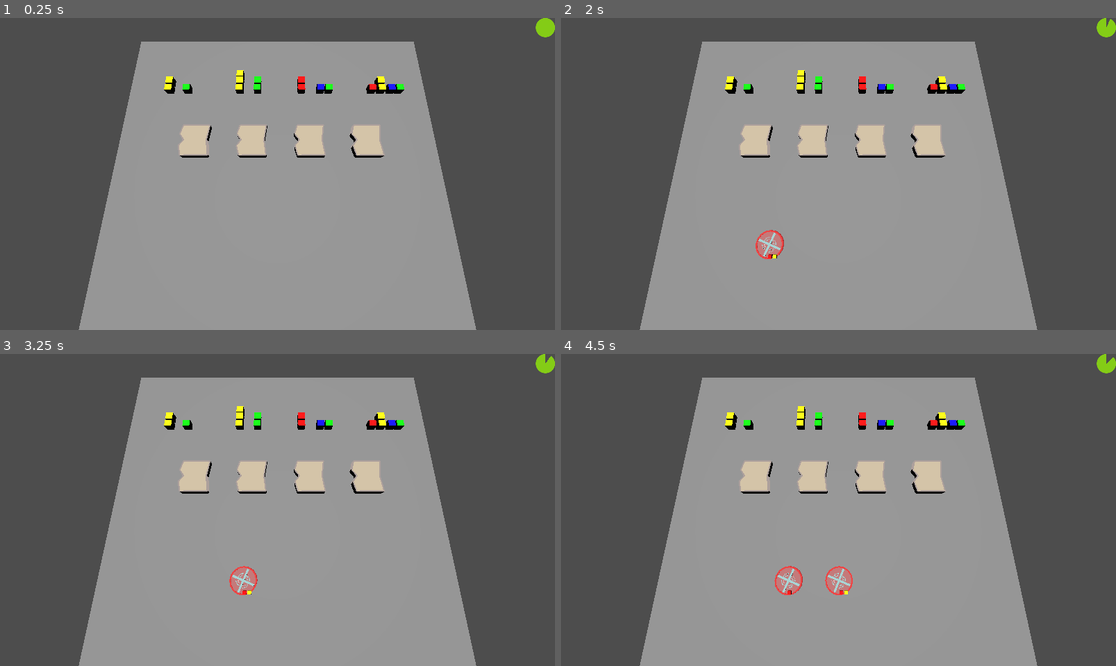
Above: before the commit, frames 1-4 (two rows, left to right).
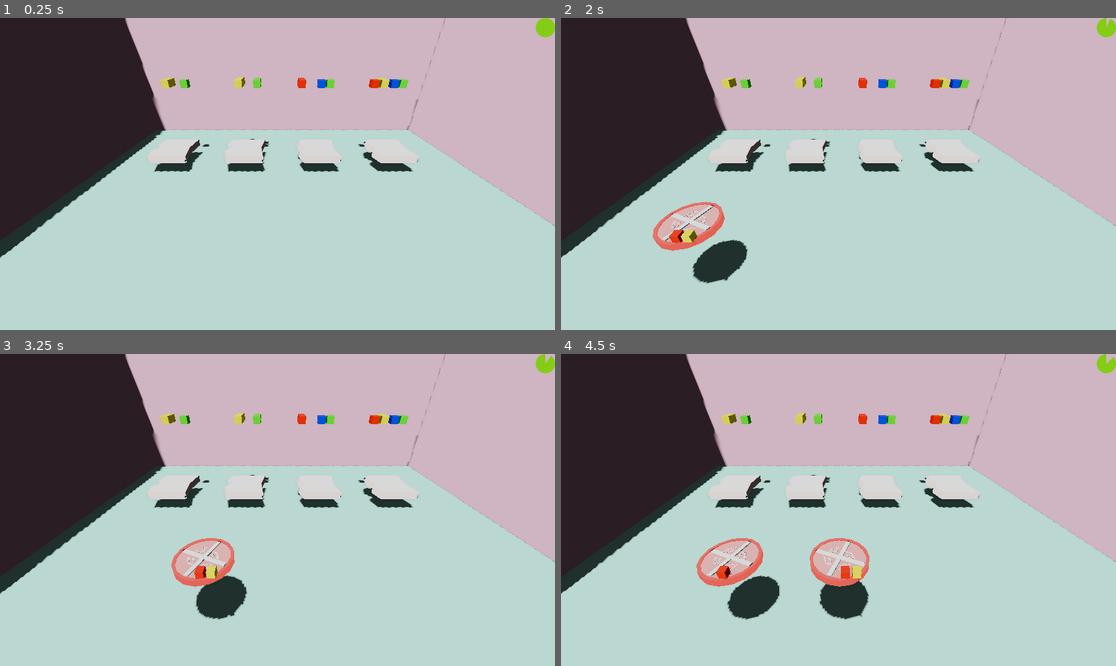
Above: after the commit, the same moments.

Repository: gabrield67/Sandwich-Shop
Game: Godot game, scene res://scenes/game.tscn
Same seed, same stepped clock (60 frames per second), same inputs: the game is played once before the commit and once after it.
Inputs (mouse positions are in pixels of both pictures, inside the frame that each line leads up to):
- Up to frame 1 (0.25 s): no input
- Up to frame 2 (2 s): tap Enter at 0.5 s; move the mouse to (960, 158) at 0.52 s; click (960, 158) at 0.67 s; tap Space at 1.25 s; move the mouse to (727, 189) at 1.27 s; click (727, 189) at 1.42 s
- Up to frame 3 (3.25 s): move the mouse to (333, 441) at 2.02 s; click (333, 441) at 2.17 s; move the mouse to (249, 572) at 2.77 s; click (249, 572) at 2.92 s
- Up to frame 4 (4.5 s): move the mouse to (1005, 556) at 3.52 s; click (1005, 556) at 3.67 s; move the mouse to (672, 463) at 4.27 s; click (672, 463) at 4.42 s

The runs differ from the first frame. In frame 1, 100% of the frame differs, in the area x 0-100%, y 0-100%; in frame 2, 100%; in frame 3, 100%; in frame 4, 100%.

Commit message:
added walls, camera angle change, some lighting draft

Diff:
--- a/colors/boneWhite.tres
+++ b/colors/boneWhite.tres
@@ -5,4 +5,3 @@
 specular_mode = 1
 albedo_color = Color(0.65882355, 0.83137256, 0.83137256, 1)
 roughness = 0.0
-clearcoat_enabled = true
--- a/colors/breadBrown.tres
+++ b/colors/breadBrown.tres
@@ -5,4 +5,3 @@
 specular_mode = 1
 albedo_color = Color(0.6784314, 0.627451, 0.6117647, 1)
 roughness = 0.0
-clearcoat_enabled = true
--- /dev/null
+++ b/colors/fishCharcoal.tres
@@ -0,0 +1,7 @@
+[gd_resource type="StandardMaterial3D" format=3 uid="uid://8kf6dv73p3lv"]
+
+[resource]
+diffuse_mode = 3
+specular_mode = 1
+albedo_color = Color(0.12156863, 0.16078432, 0.21568628, 1)
+roughness = 0.0
--- a/models/fishBonesMesh.tscn
+++ b/models/fishBonesMesh.tscn
@@ -2,29 +2,41 @@
 
 [ext_resource type="PackedScene" uid="uid://brkk8hdy7gpu1" path="res://models/fishBones.glb" id="1_iwl0q"]
 [ext_resource type="Material" uid="uid://dg5hpu5nslhmc" path="res://colors/boneWhite.tres" id="2_q585f"]
+[ext_resource type="Material" uid="uid://8kf6dv73p3lv" path="res://colors/fishCharcoal.tres" id="3_q585f"]
+
+[sub_resource type="CylinderMesh" id="CylinderMesh_ont51"]
+material = ExtResource("3_q585f")
+top_radius = 0.255
+bottom_radius = 0.16
+height = 0.001
 
 [node name="fishBones" unique_id=978523315 instance=ExtResource("1_iwl0q")]
+transform = Transform3D(0.63639605, 0, 0.63639605, 0, 0.9, 0, -0.63639605, 0, 0.63639605, 0, 0, 0)
 
-[node name="Cube" parent="." index="0" unique_id=535075048]
+[node name="Cube" parent="." index="0" unique_id=679532409]
 transform = Transform3D(-4.371139e-08, -1, 0, 0.9659258, -4.222196e-08, -0.25881904, 0.25881904, -1.131334e-08, 0.9659258, 0, -0.53694236, 2.1376574)
 material_override = ExtResource("2_q585f")
 
-[node name="Cube_001" parent="." index="1" unique_id=473465004]
+[node name="Cube_001" parent="." index="1" unique_id=1248033416]
 transform = Transform3D(-4.371139e-08, -1, 0, 0.9650165, -4.218221e-08, 0.26218918, -0.26218918, 1.1460653e-08, 0.9650165, 0, -0.2671969, -2.2662885)
 material_override = ExtResource("2_q585f")
 
-[node name="Cube_002" parent="." index="2" unique_id=1528128726]
+[node name="Cube_002" parent="." index="2" unique_id=390694942]
 transform = Transform3D(-4.371139e-08, -1, 0, 0.9879787, -4.318592e-08, -0.15459, 0.15459, -6.757343e-09, 0.9879787, 0, -0.09948616, 0.3336916)
 material_override = ExtResource("2_q585f")
 
-[node name="Cube_003" parent="." index="3" unique_id=1265772491]
+[node name="Cube_003" parent="." index="3" unique_id=754198302]
 transform = Transform3D(-4.371139e-08, -1, 0, 1, -4.371139e-08, 0, 0, 0, 1, 0, 0, -0.4851637)
 material_override = ExtResource("2_q585f")
 
-[node name="Cube_004" parent="." index="4" unique_id=346951691]
+[node name="Cube_004" parent="." index="4" unique_id=1355058751]
 transform = Transform3D(-4.371139e-08, -1, 0, 0.95966, -4.194807e-08, 0.28116313, -0.28116313, 1.229003e-08, 0.95966, 0, -0.032438993, -1.2659214)
 material_override = ExtResource("2_q585f")
 
-[node name="Cube_005" parent="." index="5" unique_id=1472125329]
+[node name="Cube_005" parent="." index="5" unique_id=1413507430]
 transform = Transform3D(-5.429716e-09, -0.124217436, 0, 0.12187519, -5.327334e-09, -0.024008473, 0.02400847, -1.0494436e-09, 0.121875204, -0.17688401, -0.27132374, 1.3328159)
 material_override = ExtResource("2_q585f")
+
+[node name="MeshInstance3D" type="MeshInstance3D" parent="." index="6" unique_id=1752478591]
+transform = Transform3D(0.82, 0, 0, 0, 0.7746377, -0.2689542, 0, 0.2689542, 0.7746377, -0.12470353, -0.31219125, 2.2511077)
+mesh = SubResource("CylinderMesh_ont51")
--- /dev/null
+++ b/models/walls.tscn
@@ -0,0 +1,27 @@
+[gd_scene format=3 uid="uid://b4kkoakbexh8r"]
+
+[sub_resource type="BoxMesh" id="BoxMesh_pd14n"]
+size = Vector3(1, 9.8, 19.225)
+
+[sub_resource type="StandardMaterial3D" id="StandardMaterial3D_4gegr"]
+diffuse_mode = 3
+specular_mode = 1
+albedo_color = Color(0.60784316, 0.47843137, 0.54509807, 1)
+roughness = 0.0
+
+[node name="Walls" type="Node3D" unique_id=915657737]
+
+[node name="MeshInstance3D" type="MeshInstance3D" parent="." unique_id=621821630]
+transform = Transform3D(1, 0, 0, 0, 1, 0, 0, 0, 1, -12.759998, 3.5059636, 0)
+mesh = SubResource("BoxMesh_pd14n")
+surface_material_override/0 = SubResource("StandardMaterial3D_4gegr")
+
+[node name="MeshInstance3D2" type="MeshInstance3D" parent="." unique_id=106696433]
+transform = Transform3D(1, 0, 0, 0, 1, 0, 0, 0, 1, 5.415331, 3.5059636, 0)
+mesh = SubResource("BoxMesh_pd14n")
+surface_material_override/0 = SubResource("StandardMaterial3D_4gegr")
+
+[node name="MeshInstance3D3" type="MeshInstance3D" parent="." unique_id=188742623]
+transform = Transform3D(-4.371139e-08, 0, 1, 0, 1, 0, -1, 0, -4.371139e-08, -3.5279827, 3.5059636, -6.93202)
+mesh = SubResource("BoxMesh_pd14n")
+surface_material_override/0 = SubResource("StandardMaterial3D_4gegr")
--- a/scenes/game.tscn
+++ b/scenes/game.tscn
@@ -4,14 +4,30 @@
 [ext_resource type="PackedScene" uid="uid://c54v7gf8e74j5" path="res://scenes/Ingredients/Bread.tscn" id="3_lnu2h"]
 [ext_resource type="PackedScene" uid="uid://drkevmp0aiaxv" path="res://scenes/Ingredients/Ingredient Spawner.tscn" id="4_lbhrr"]
 [ext_resource type="AudioStream" uid="uid://dqndtmnajwa2x" path="res://sounds/plop_01_rubber_duck_oga.ogg" id="4_p57ef"]
-[ext_resource type="PackedScene" path="res://scenes/HUD.tscn" id="5_iywne"]
+[ext_resource type="PackedScene" uid="uid://bkd5kxair4hmq" path="res://scenes/HUD.tscn" id="5_iywne"]
 [ext_resource type="AudioStream" uid="uid://bhebxqcor48g" path="res://sounds/bell_01_rubber_duck_oga.ogg" id="7_gee14"]
 [ext_resource type="AudioStream" uid="uid://b54m7lsq21hkc" path="res://sounds/spring_07_rubber_duck.ogg" id="8_0tnpc"]
 [ext_resource type="AudioStream" uid="uid://cuwtp2lhf4g5" path="res://sounds/music/rpg_brandon_morris_oga_hael_DB.ogg" id="8_gee14"]
+[ext_resource type="PackedScene" uid="uid://b4kkoakbexh8r" path="res://models/walls.tscn" id="9_0tnpc"]
 
 [sub_resource type="BoxShape3D" id="BoxShape3D_8cj0n"]
 
 [sub_resource type="BoxMesh" id="BoxMesh_uwrxv"]
+
+[sub_resource type="StandardMaterial3D" id="StandardMaterial3D_gee14"]
+diffuse_mode = 3
+specular_mode = 1
+albedo_color = Color(0.49803922, 0.6509804, 0.61960787, 1)
+
+[sub_resource type="Environment" id="Environment_0tnpc"]
+tonemap_mode = 4
+tonemap_exposure = 1.48
+tonemap_white = 1.75
+tonemap_agx_white = 2.0
+tonemap_agx_contrast = 1.32
+ssao_enabled = true
+ssao_radius = 4.71
+ssao_power = 0.83217746
 
 [sub_resource type="OggPacketSequence" id="OggPacketSequence_5bpcf"]
 packet_data = Array[Array]([[PackedByteArray("AXZvcmJpcwAAAAACgLsAAAAAAABtoAcAAAAAALgB")], [PackedByteArray("A3ZvcmJpcy …(23381 unchanged characters)…
@@ -29,7 +45,8 @@
 script = ExtResource("1_yqjtg")
 
 [node name="DirectionalLight3D" type="DirectionalLight3D" parent="." unique_id=1180750594]
-transform = Transform3D(1, 0, 0, 0, -0.07449138, 0.99722165, 0, -0.99722165, -0.07449138, 0, 3.2350664, -0.60483086)
+transform = Transform3D(0.96228284, -0.25890213, -0.08355648, 0.11845097, 0.12223191, 0.985408, -0.24491102, -0.95813835, 0.14828888, 0, 8.340313, -0.60483086)
+shadow_enabled = true
 
 [node name="Floor" type="StaticBody3D" parent="." unique_id=314118659]
 
@@ -39,12 +56,15 @@
 [node name="MeshInstance3D" type="MeshInstance3D" parent="Floor" unique_id=848485289]
 transform = Transform3D(30, 0, 0, 0, 1, 0, 0, 0, 30, 0, 0, 0)
 mesh = SubResource("BoxMesh_uwrxv")
+surface_material_override/0 = SubResource("StandardMaterial3D_gee14")
 
 [node name="Camera Pivot" type="Marker3D" parent="." unique_id=1948803516]
 transform = Transform3D(1, 0, 0, 0, 0.25881907, 0.9659258, 0, -0.9659258, 0.25881907, 0, 0, 0)
 
 [node name="Camera3D" type="Camera3D" parent="Camera Pivot" unique_id=1031999790]
-transform = Transform3D(1, 0, 0, 0, 1, 0, 0, 0, 1, 0, 0, 19)
+transform = Transform3D(1, 0, 0, 0, 0.7253744, -0.68835455, 0, 0.68835455, 0.7253744, 0, -8.785, 10.6)
+environment = SubResource("Environment_0tnpc")
+fov = 72.8
 
 [node name="IngredientSpawner" parent="." unique_id=1365398154 instance=ExtResource("4_lbhrr")]
 transform = Transform3D(1, 0, 0, 0, 1, 0, 0, 0, 1, -5.328553, 2.8174725, 6.0316615)
@@ -80,3 +100,6 @@
 stream = ExtResource("8_gee14")
 autoplay = true
 parameters/looping = true
+
+[node name="Walls" parent="." unique_id=915657737 instance=ExtResource("9_0tnpc")]
+transform = Transform3D(1.5, 0, 0, 0, 1.5, 0, 0, 0, 1.5, 6.0186763, 0, 0)
